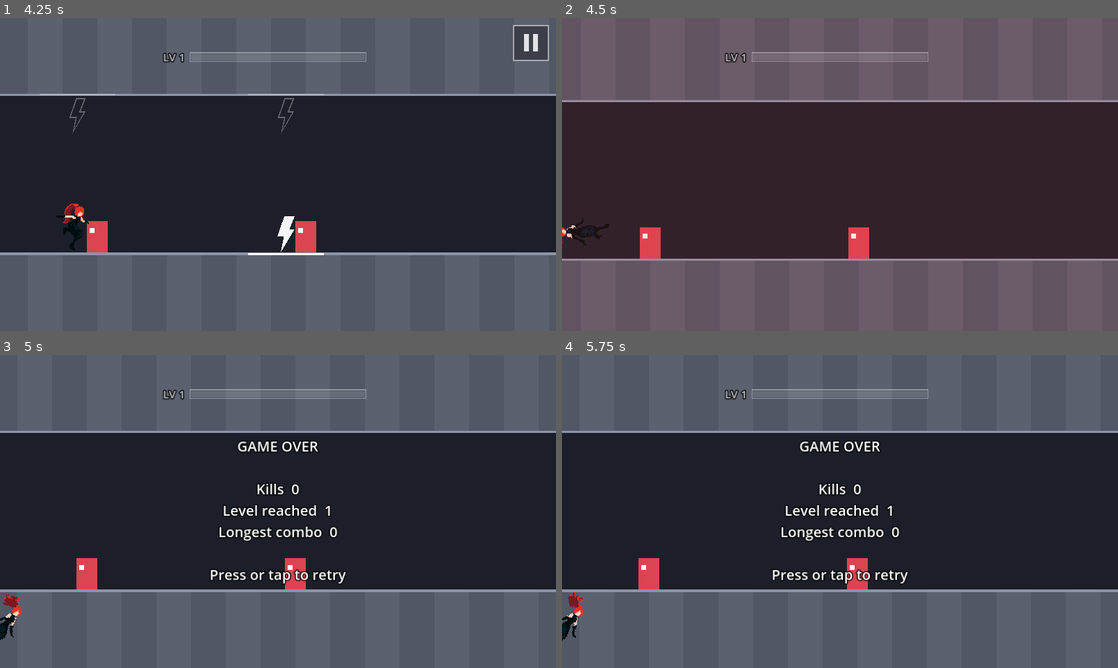
Above: before the commit, frames 1-4 (two rows, left to right).
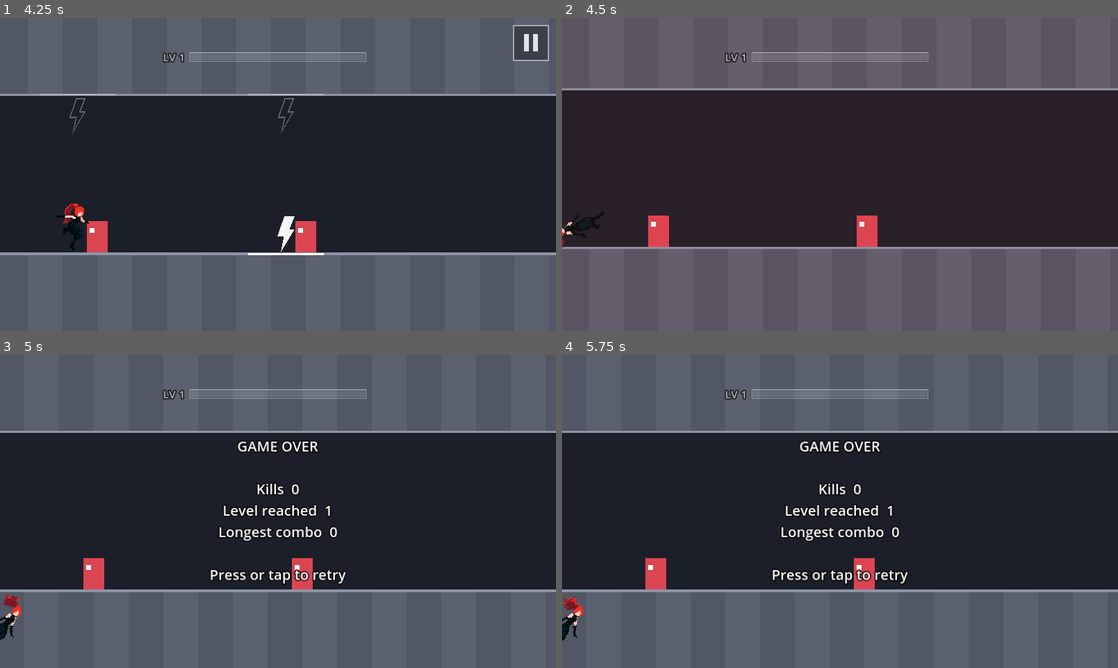
Above: after the commit, the same moments.

Repository: fredsbreads/game-off
Game: Godot game, scene res://scenes/main.tscn
The game is run twice, just before and just after one commit, with the same random seed, the same clock (stepped at 60 frames per second) and the same inputs.
Inputs (mouse positions are in pixels of both pictures, inside the frame that each line leads up to):
- Up to frame 1 (4.25 s): tap Enter at 0.5 s; move the mouse to (250, 237) at 0.52 s; hold J (tp_vertical) 0.53-1.28 s; hold K (tp_forward) 0.53-2.03 s; click (250, 237) at 0.67 s; move the mouse to (444, 221) at 1.27 s; tap Shift at 1.35, 2.85 s; move the mouse to (111, 127) at 2.02 s; hold J (tp_vertical) 2.03-2.78 s; move the mouse to (305, 174) at 2.77 s; click (305, 174) at 2.92 s; move the mouse to (194, 96) at 3.52 s; hold J (tp_vertical) from 3.53 s (still down)
- Up to frame 2 (4.5 s): move the mouse to (962, 158) at 4.27 s; release J (tp_vertical) at 4.28 s; hold K (tp_forward) from 4.28 s (still down); tap Shift at 4.35 s
- Up to frame 3 (5 s): keep holding K (tp_forward)
- Up to frame 4 (5.75 s): keep holding K (tp_forward); tap Enter at 5 s; move the mouse to (728, 527) at 5.02 s; hold J (tp_vertical) from 5.03 s (still down); click (728, 527) at 5.17 s

Frame 1 is identical in both runs. In frame 2, 9.8% of the frame differs, in the area x 0-100%, y 22-78%; in frame 3, 0.5%; in frame 4, 0.6%.

Commit message:
Hitbox matches her sprite: die when her body touches an enemy (0.75)

Diff:
--- a/scripts/rules.gd
+++ b/scripts/rules.gd
@@ -27,18 +27,19 @@
 
 # Each teleport's landing zone (what the line under its marker shows), the
 # same for all three: this many tiles behind and ahead of the landing spot.
-# It reaches further ahead so pressing a little early still hits. AHEAD is
-# also long enough that a miss never leaves you doomed: an enemy just past
-# the zone is far enough away to teleport again once the cooldown ends
-# (HIT_RADIUS + one cooldown of running = 0.55 + 1.0 = 1.55 = AHEAD + half
-# an enemy's width).
+# It reaches further ahead so pressing a little early still hits.
+# After a miss, an enemy just past the zone can still be unavoidable: it's
+# within HIT_RADIUS + one cooldown of running (0.75 + 1.0 = 1.75 tiles) but
+# outside the zone (AHEAD + half an enemy = 1.55). That small gap is on
+# purpose: it's what makes blind mashing risky.
 const KILL_BEHIND := 0.8
 const KILL_AHEAD := 1.25
 # An enemy is killed if any part of it touches the landing zone, so the zone
 # for its centre is wider by half its width (enemies are 0.6 tiles wide).
 const ENEMY_HALF_WIDTH := 0.3
-# Running within this many tiles of a live enemy's centre kills you.
-const HIT_RADIUS := 0.55
+# Running within this many tiles of a live enemy's centre kills you: about
+# where her body (sprite) touches the enemy's.
+const HIT_RADIUS := 0.75
 
 # Run speed in tiles per second. Constant for now.
 const RUN_SPEED := 6.0
